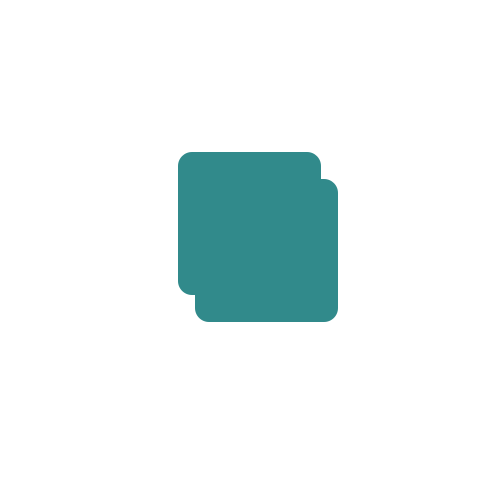
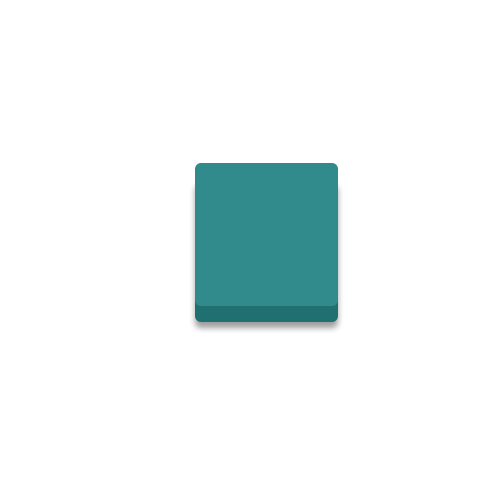
Layers edited between the first and the second 500px x 500px image:
renamed "矩形 1" to "矩形 1 拷贝 2", painted on it over [178, 152, 338, 306]
painted on "矩形 1 拷贝" over [195, 179, 338, 322]
